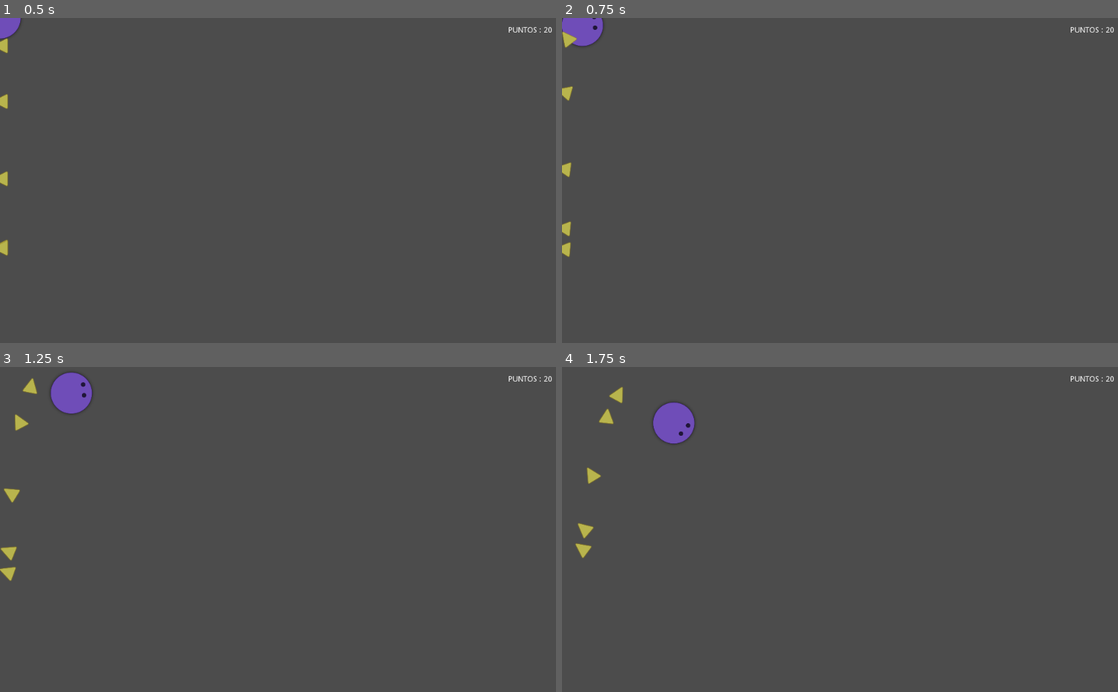
Above: before the commit, frames 1-4 (two rows, left to right).
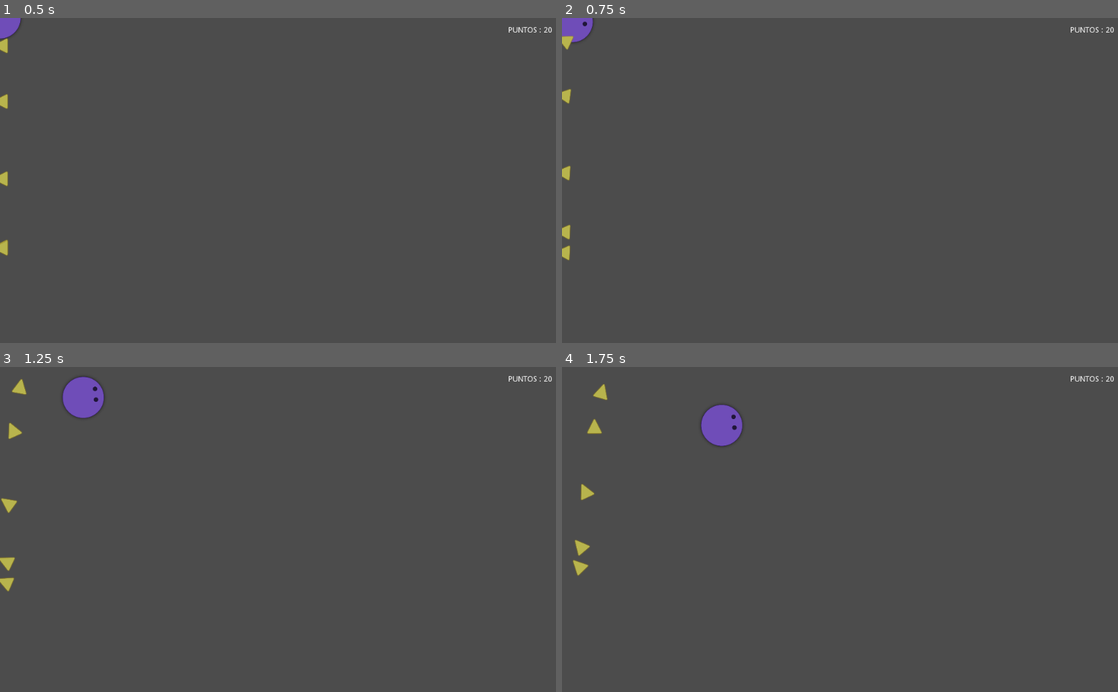
Above: after the commit, the same moments.

Repository: oxscar93/juego-godot-1
Game: Godot game, scene res://Main.tscn
Same seed, same stepped clock (60 frames per second), same inputs: the game is played once before the commit and once after it.
Inputs (mouse positions are in pixels of both pictures, inside the frame that each line leads up to):
- Up to frame 1 (0.5 s): no input
- Up to frame 2 (0.75 s): move the mouse to (962, 164) at 0.52 s; press the mouse at (962, 164) at 0.53 s
- Up to frame 3 (1.25 s): tap Space (ui_select) at 0.77, 0.8, 1.07 s
- Up to frame 4 (1.75 s): move the mouse to (728, 545) at 1.27 s; release the mouse at (728, 545) at 1.28 s; tap Space (ui_select) at 1.35, 1.52 s; click (728, 545) at 1.55 s

Frame 1 is identical in both runs. In frame 2, 0.4% of the frame differs, in the area x 0-8%, y 0-75%; in frame 3, 1.3%; in frame 4, 2.2%, in the area x 2-33%, y 5-65%.

Commit message:
implementado dash

Diff:
--- a/Circle.gd
+++ b/Circle.gd
@@ -1,13 +1,20 @@
 extends KinematicBody2D
 
-export (int) var speed = 200
+enum State {NORMAL, DASH} #Refactorizar a state pattern
+
+export (int) var speed = 100
 
 var target = Vector2()
 var velocity = Vector2()
+var currentState = State.NORMAL
 
 func _input(event):
-	if event.is_action_pressed('click'):
+	if event.is_action_pressed('click') and currentState != State.DASH:
 		target = get_global_mouse_position()
+
+	if event.is_action_pressed('ui_select'):
+		currentState = State.DASH
+		$DashTimer.start()
 
 func _physics_process(delta):
 	velocity = (target - position).normalized() * speed
@@ -15,5 +22,11 @@
 
 	velocity.rotated(rotation)
 
-	if (target - position).length() > 5:
+	if (target - position).length() > 5 and currentState == State.NORMAL:
 		move_and_slide(velocity)
+	elif (currentState == State.DASH):
+		move_and_slide((target - position).normalized() * speed * 3)
+
+
+func _on_DashTimer_timeout():
+	currentState = State.NORMAL
--- a/Circle.tscn
+++ b/Circle.tscn
@@ -14,3 +14,8 @@
 
 [node name="CollisionShape2D" type="CollisionShape2D" parent="."]
 shape = SubResource( 1 )
+
+[node name="DashTimer" type="Timer" parent="."]
+wait_time = 0.4
+one_shot = true
+[connection signal="timeout" from="DashTimer" to="." method="_on_DashTimer_timeout"]
--- a/Triangle.gd
+++ b/Triangle.gd
@@ -1,8 +1,6 @@
 extends KinematicBody2D
 
-# Declare member variables here. Examples:
-# var a = 2
-# var b = "text"
+var speed = 75
 
 # Called when the node enters the scene tree for the first time.
 func _ready():
@@ -13,7 +11,7 @@
 	var playerPosition = get_parent().get_node("Circle").position
 
 	if (playerPosition != null):
-		var velocity = (playerPosition - position).normalized() * 100
+		var velocity = (playerPosition - position).normalized() * speed
 
 		look_at(playerPosition)
 		if (playerPosition).length() > 5:
